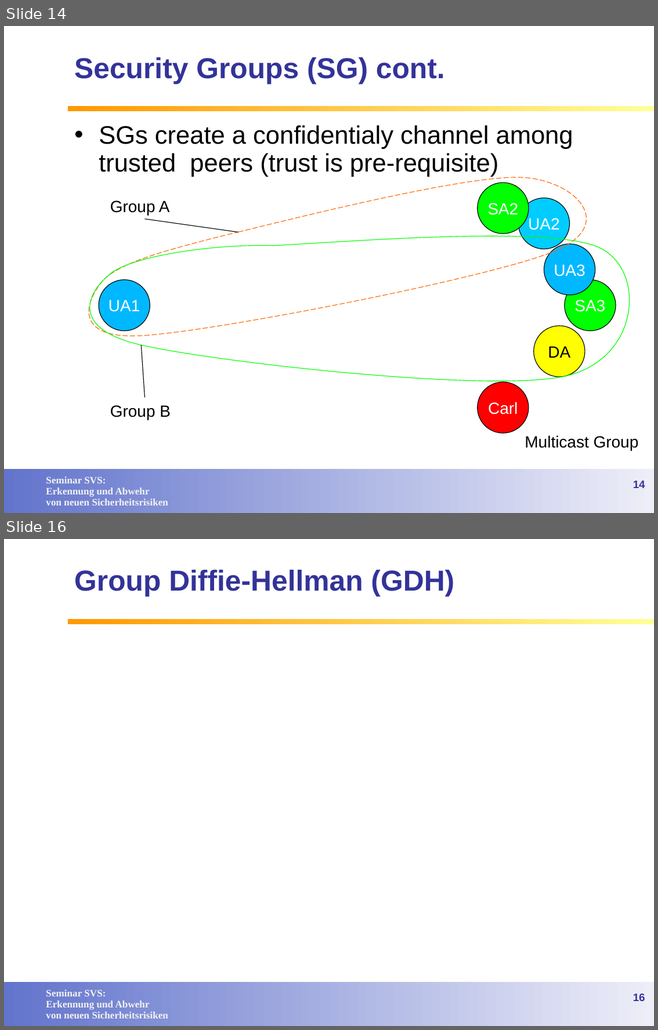
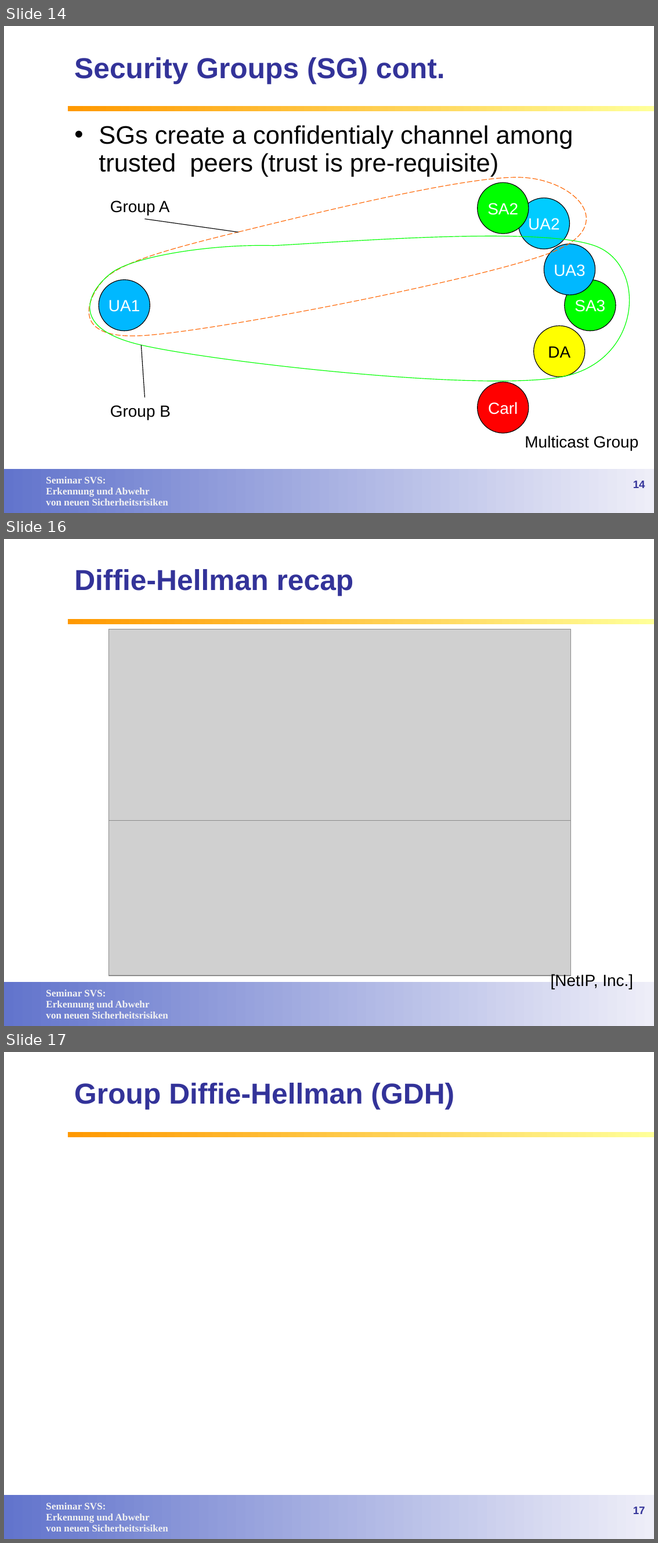
Before and after one commit to lemmy/SecuredSLP, a slide deck: doc/Service Discovery in open networks.ppt. Shown one above the other, each under a label of ours: slides 14 and 16 before the commit, slides 14, 16 and 17 after it; the slides between them are not shown. The pictures are 658x1030 and 658x1543 pixels, drawn with LibreOffice and Linux fonts; fonts in the diff are those of the drawing; grey boxes stand for pictures; background and template pictures are left out. Boxes give left, top, right and bottom in pixels: in the first picture for what was removed or moved away, otherwise in the second. Text is boxed around its words. In the diff, an @@ line names an element or a change of style, - is before the commit and + after.

Commit message:
dh recap

```diff
--- a/doc/Service Discovery in open networks.ppt
+++ b/doc/Service Discovery in open networks.ppt
@@ slide 16 added at <box>4,539,654,1026</box>, background #FFFFFF; not listed: 3 template elements that a slide beside it also shows @@
@@ title added at <box>74,569,354,596</box>, 32 pt, text #333399, bold @@
+Diffie-Hellman recap
@@ picture added at <box>108,629,570,820</box> @@
@@ picture added at <box>108,708,570,976</box> @@
@@ text added at <box>550,973,633,989</box>, 18 pt, text #000000 @@
+[NetIP, Inc.]
@@ what was slide 16 is now slide 17 @@
@@ page number at <box>633,1507,645,1514</box>: text changed @@
-16
+17
```
Also in this commit, not shown: 2 slides changed.
